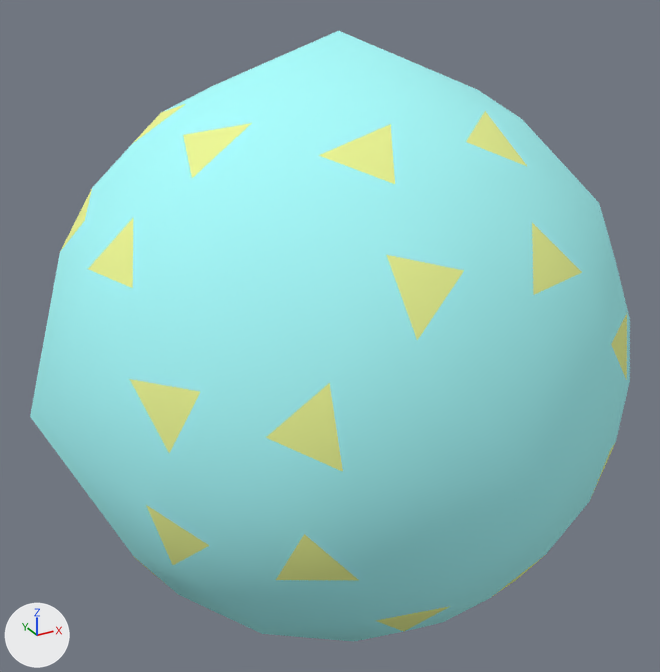
Two versions of the OBJ model propellor/vr/outros/PropellorDisdyakisDodecahedron.obj, one commit apart.
Camera for both pictures: a camera (50 mm lens) standing at (-1.47, -2.62, 1.36) and looking at (-0.02, 0.03, 0.04). Lighting does not change. The marker at lower left points along +X, +Y and +Z. Where no turn or scale is listed for an object, it has been applied to the vertices.

Objects in the first picture: 'PropellorDisdyakisDodecahedron'.
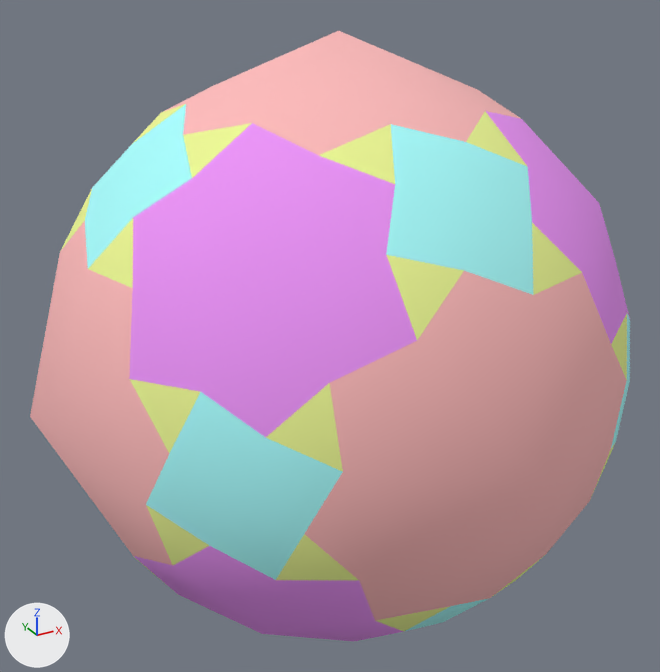
Pixel boxes [x1, y1, x2, y2] of what changed, in the pictures (660 x 672 px):
```json
{"part": 1, "of": "me_propellordisdyakisdodecahedron", "change": "recoloured", "before": [30, 31, 627, 621], "after": [30, 31, 627, 621], "on screen": "cyan to pink"}
{"part": 2, "of": "me_propellordisdyakisdodecahedron", "change": "recoloured", "before": [129, 111, 629, 641], "after": [129, 111, 629, 641], "on screen": "cyan to pink"}
```

Edits to the scene script, one JSON object a line:
```json
{"op": "add", "block": "mat_cor7", "code": ["mat_cor7 = principled_material('Cor7')", "mat_cor7.base_color = (0.855, 0.3, 0.95)  # pink #ee95f9", "mat_cor7.roughness = 1.0"]}
{"op": "add", "block": "mat_cor6", "code": ["mat_cor6 = principled_material('Cor6')", "mat_cor6.base_color = (1.0, 0.5, 0.5)  # pink #ffbcbc", "mat_cor6.roughness = 1.0"]}
{"block": "me_propellordisdyakisdodecahedron", "where": "me_propellordisdyakisdodecahedron.from_pydata(...)  # 170 vertices, 192 faces; spans x -1.08..1.08, y -1.08..1.08, z -1.08..1.08"}
{"block": "me_propellordisdyakisdodecahedron", "where": "# used by ob_propellordisdyakisdodecahedron; location = (0.0, 0.0, 0.0)"}
{"block": "me_propellordisdyakisdodecahedron", "change": "me_propellordisdyakisdodecahedron part 1: 48 of the faces centred in x -0.92..0.92, y -0.92..0.92, z -0.92..0.92 switch from mat_cor4 (cyan #aaffff) to mat_cor6 (pink #ffbcbc)"}
{"block": "me_propellordisdyakisdodecahedron", "change": "me_propellordisdyakisdodecahedron part 2: 48 of the faces centred in x -0.76..0.76, y -0.76..0.76, z -0.76..0.76 switch from mat_cor4 (cyan #aaffff) to mat_cor7 (pink #ee95f9)"}
```
